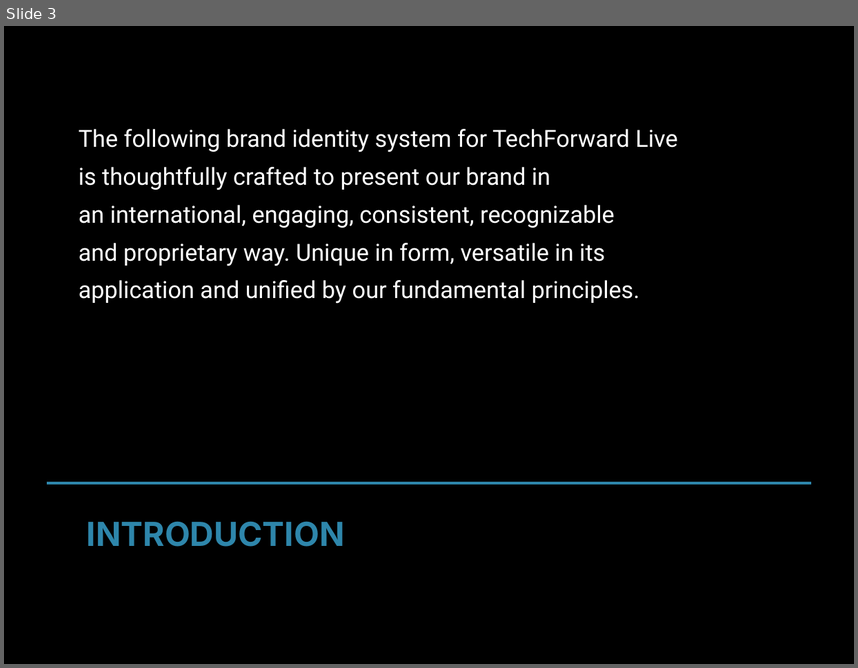
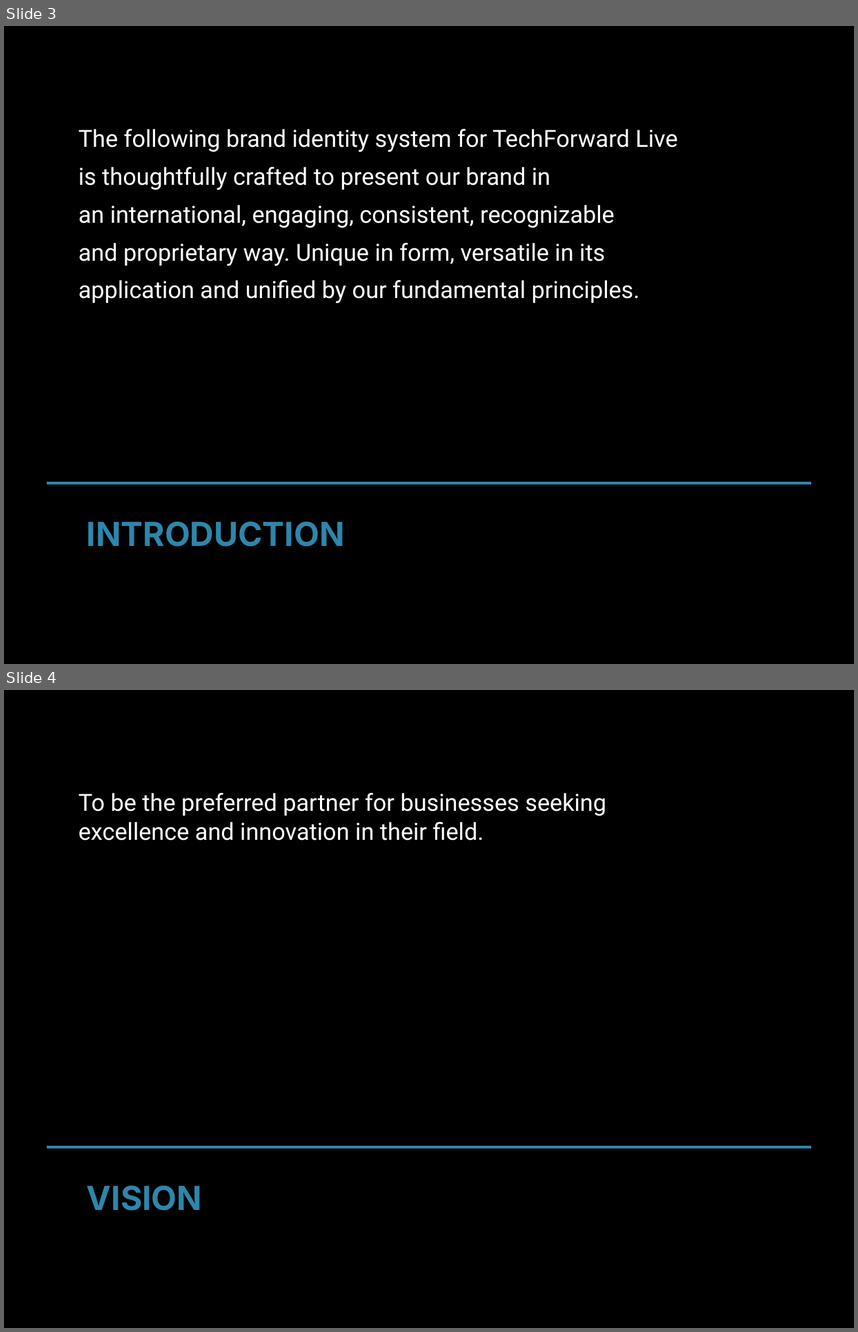
Before and after one commit to md-anas-sabah/brand_book_generator_crewai, a slide deck: output/techforward_live/techforward_live_enhanced_brand_book.pptx. Shown one above the other, each under a label of ours: slide 3 before the commit, slides 3 and 4 after it. The pictures are 858x668 and 858x1332 pixels, drawn with LibreOffice and Linux fonts; fonts in the diff are those of the drawing. Boxes give left, top, right and bottom in pixels: in the first picture for what was removed or moved away, otherwise in the second. Text is boxed around its words. In the diff, an @@ line names an element or a change of style, - is before the commit and + after.

```diff
--- a/output/techforward_live/techforward_live_enhanced_brand_book.pptx
+++ b/output/techforward_live/techforward_live_enhanced_brand_book.pptx
@@ slide 4 added at [4, 690, 854, 1328], background #000000 @@
@@ text added at [79, 793, 606, 840], 20 pt, text #FFFFFF @@
+To be the preferred partner for businesses seeking excellence and innovation in their field.
@@ line added from (47, 1147) to (811, 1147), #2E86AB 2 pt @@
@@ text added at [87, 1185, 202, 1210], 28 pt, text #2E86AB, bold @@
+VISION
```
Also in this commit, not shown: 7 slides changed, 1 other slide added, 19 other files.
